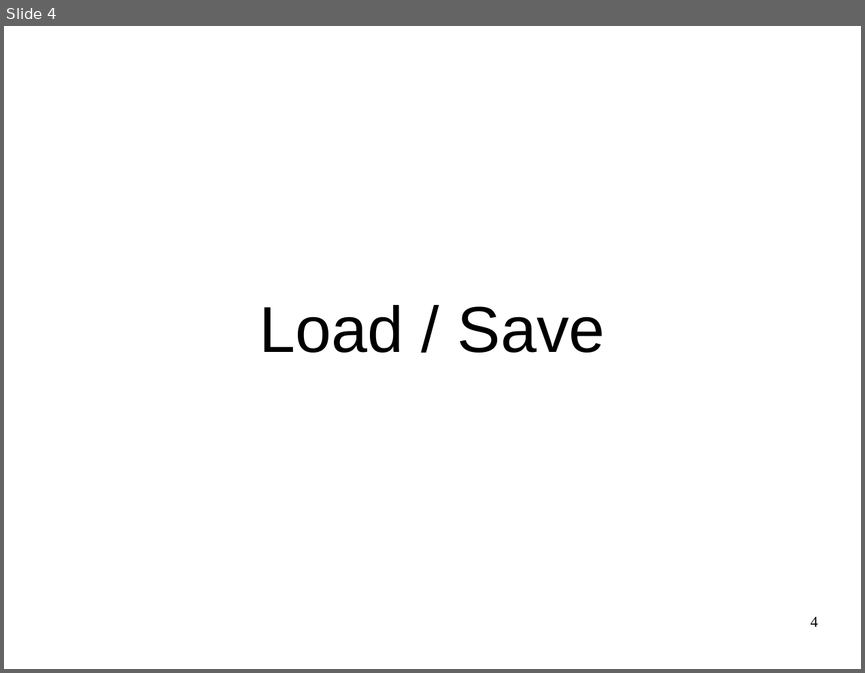
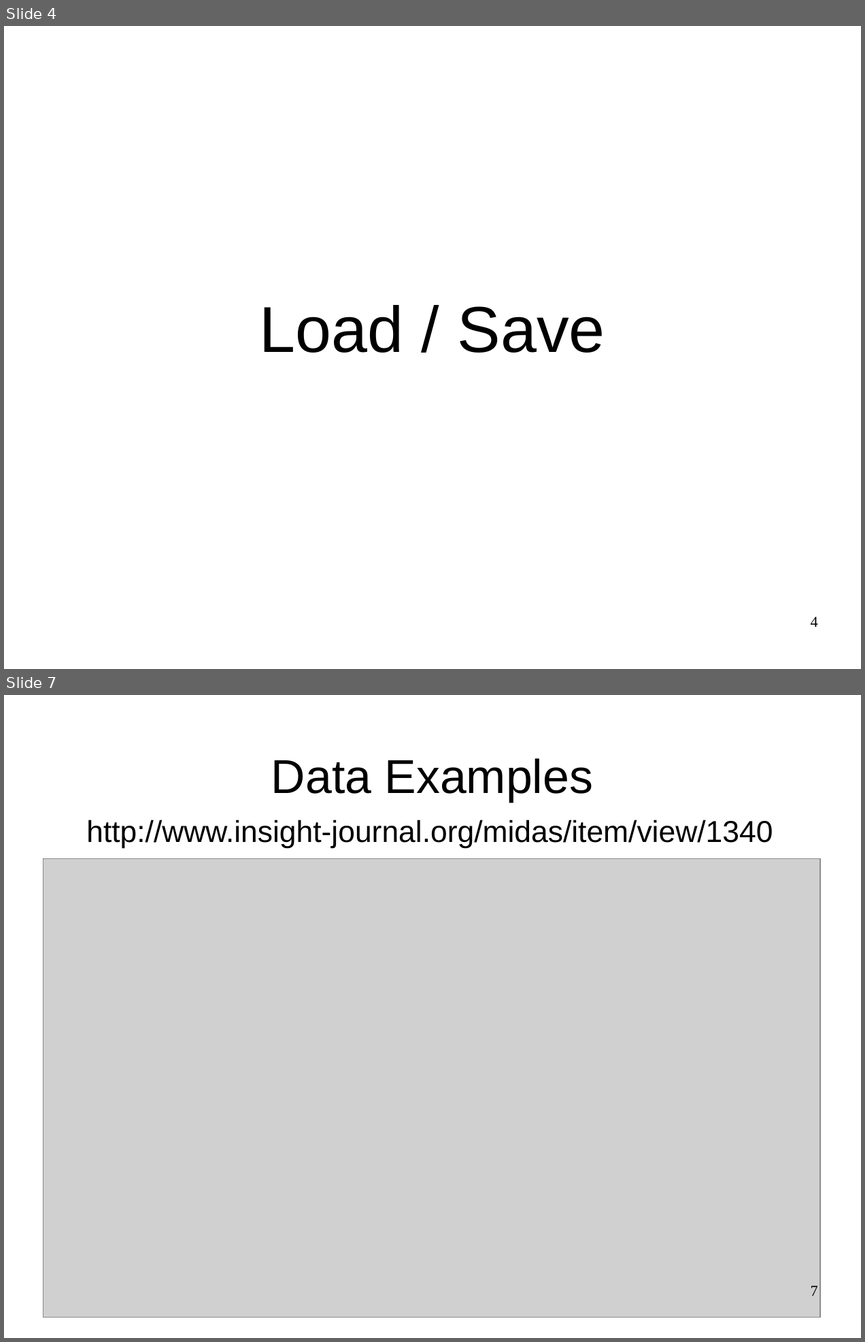
Before and after one commit to luisibanez/MicroscopyTutorial, a slide deck: Documents/MicroscopyImageAnalysis-V3D-LoadSave.odp. Shown one above the other, each under a label of ours: slide 4 before the commit, slides 4 and 7 after it; the slides between them are not shown. The pictures are 865x673 and 865x1342 pixels, drawn with LibreOffice and Linux fonts; fonts in the diff are those of the drawing; grey boxes stand for pictures. Boxes give left, top, right and bottom in pixels: in the first picture for what was removed or moved away, otherwise in the second. Text is boxed around its words. In the diff, an @@ line names an element or a change of style, - is before the commit and + after.

Commit message:
Completed this presentation.
Included examples of how to load and save data using v3d menues,
as well as how to read and write data using ITK plugins.

```diff
--- a/Documents/MicroscopyImageAnalysis-V3D-LoadSave.odp
+++ b/Documents/MicroscopyImageAnalysis-V3D-LoadSave.odp
@@ slide 7 added at (x1=4, y1=695, x2=861, y2=1338), background #FFFFFF @@
@@ title added at (x1=271, y1=758, x2=594, y2=802), 44 pt, text #000000 @@
+Data Examples
@@ text added at (x1=86, y1=819, x2=772, y2=848), 28 pt, text #000000 @@
+http://www.insight-journal.org/midas/item/view/1340
@@ picture added at (x1=43, y1=859, x2=821, y2=1317) @@
@@ page number added at (x1=810, y1=1285, x2=818, y2=1295), 14 pt, text #000000 @@
+7
```
Also in this commit, not shown: 1 slide changed, 13 other slides added, 2 slides removed.
